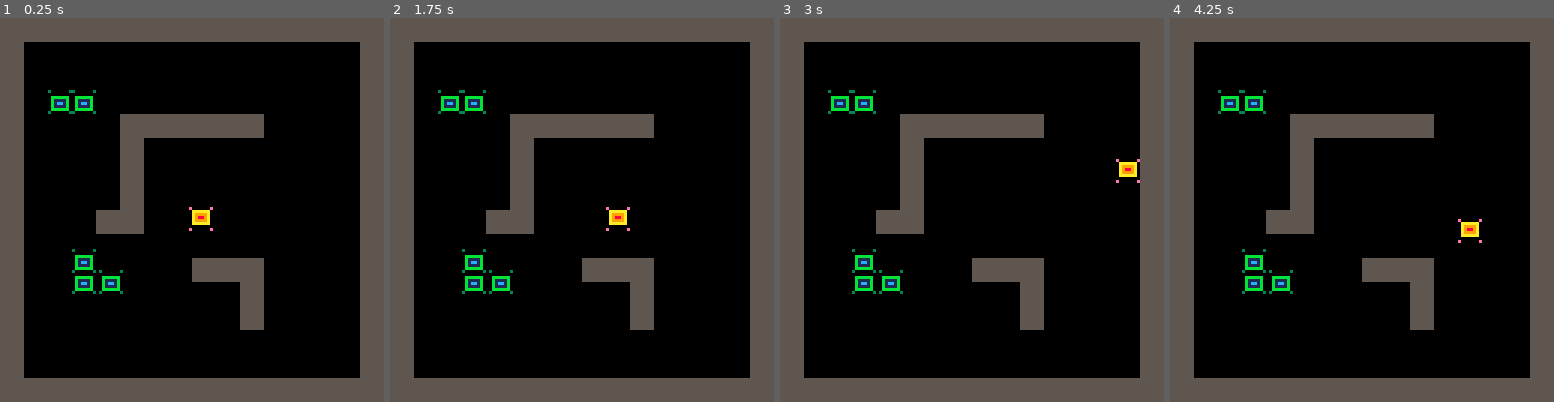
Above: before the commit, frames 1-4 (left to right).
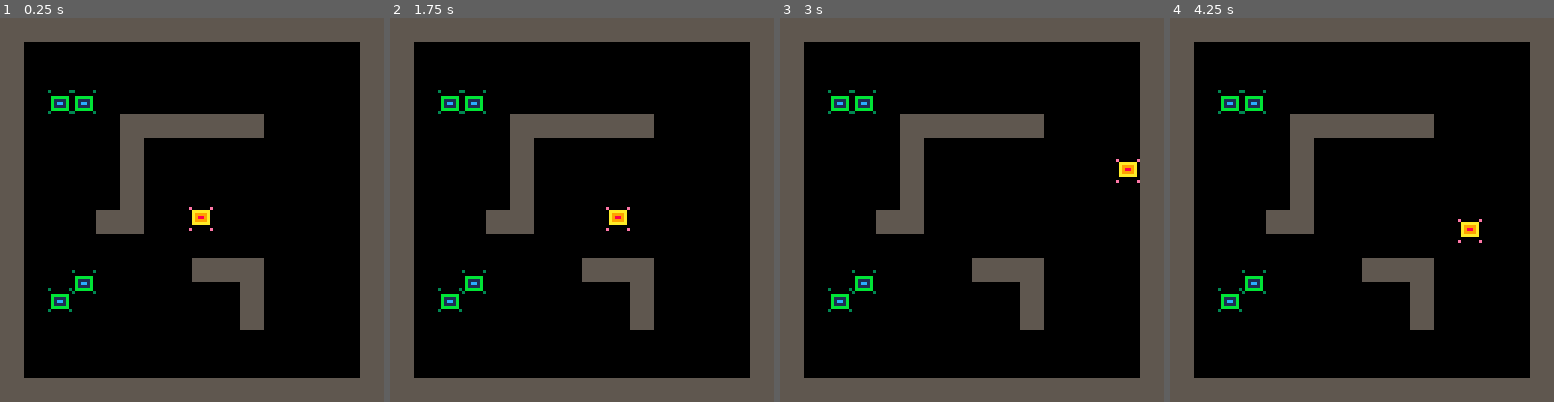
Above: after the commit, the same moments.

Repository: RobertoFreireFerrazPassos/pico8
Game: PICO-8 cartridge pico8topdowntutorial.p8
Same seed, same stepped clock (60 frames per second), same inputs: the game is played once before the commit and once after it.
Inputs:
- Up to frame 1 (0.25 s): no input
- Up to frame 2 (1.75 s): tap X (X key) at 0.33, 1.07 s; tap O (Z key) at 0.7, 1.7 s; hold Right from 1.6 s (still down)
- Up to frame 3 (3 s): tap X (X key) at 1.85, 2.97 s; release Right at 2.1 s; tap O (Z key) at 2.1, 2.5, 2.9 s; hold Up 2.15-2.42 s; hold Right from 2.47 s (still down)
- Up to frame 4 (4.25 s): release Right at 3.03 s; hold Left 3.08-3.58 s; tap O (Z key) at 3.3, 3.7, 4.1 s; hold Down 3.63-3.97 s; hold Right from 4.02 s (still down); tap X (X key) at 4.08 s

The runs differ from the first frame. In frame 1, 0.6% of the frame differs, in the area x 12-33%, y 60-77%; in frame 2, 0.6%; in frame 3, 0.6%; in frame 4, 0.6%.

Commit message:
add class

Diff:
--- a/pico8topdowntutorial.p8
+++ b/pico8topdowntutorial.p8
@@ -5,17 +5,19 @@
 end
 
 function _update60()
+	foreach(enemies, function(e)
+		e:control()
+	end)
 	p.control()
 end
 
 function _draw()
 	cls()
 	map()
-	drawsprite(p)
-
 	foreach(enemies, function(e)
 		drawsprite(e)
 	end)
+	drawsprite(p)
 end
 -->8
 -- utils --
@@ -51,6 +53,14 @@
          o1y < o2y + o2.box.h and
          o1y + o1.box.h - 1 > o2y
 end
+
+class = {
+		new=function(self,tbl)
+			tbl = tbl or {}
+
+			return setmetatable(tbl,{ __index=self})
+		end
+}
 -->8
 -- player --
 butarr={1,2,0,3,5,6,3,4,8,7,4,0,1,2,0}
@@ -100,23 +110,20 @@
 }
 -->8
 -- enemy --
-enemy = {
+enemy = class:new({
 		sprt=2,
+		x=0,
+		y=0,
 		box={x=1,y=2,w=6,h=5},
-}
-
-function createenemy(x,y)
-	return setmetatable(
-		{x=x,y=y},
-		{ __index=enemy })
-end
+		control = function(_ENV)
+		end
+})
 
 enemies={
-	createenemy(24,24),
-	createenemy(16,24),
-	createenemy(24,77),
-	createenemy(24,84),
-	createenemy(33,84)
+	enemy:new({x=24,y=24}),
+	enemy:new({x=16,y=24}),
+	enemy:new({x=24,y=84}),
+	enemy:new({x=16,y=90})
 }
 __gfx__
 00000000e000000e3000000300000000000000000000000000000000000000000000000000000000000000000000000000000000000000000000000000000000
